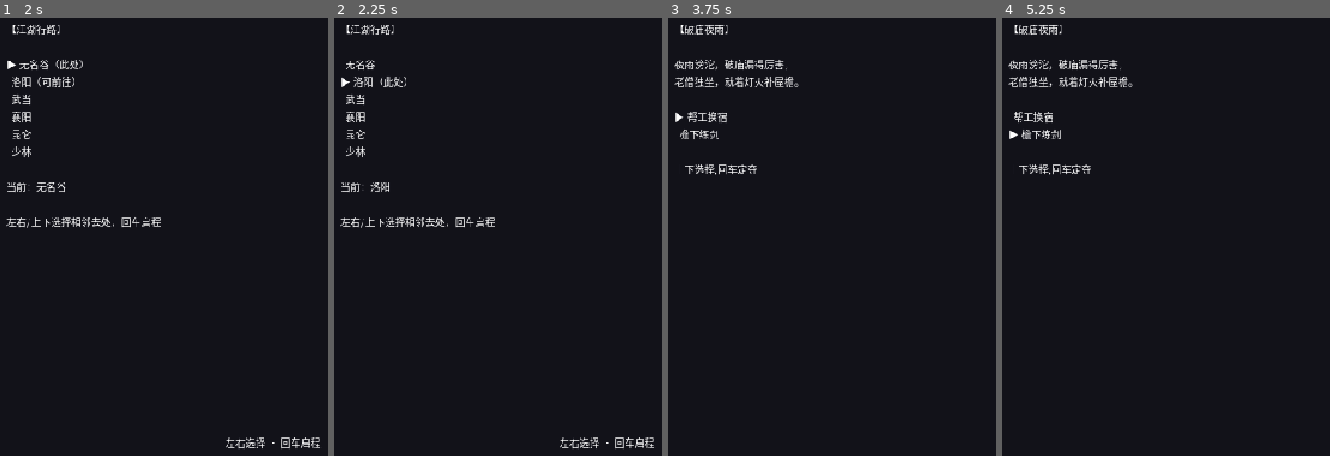
Above: before the commit, frames 1-4 (left to right).
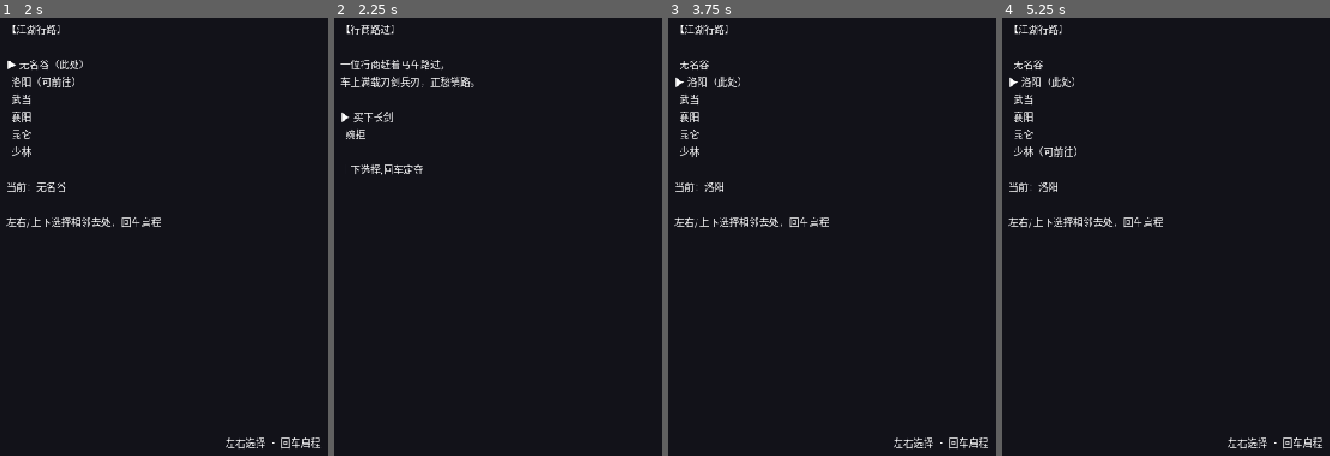
Above: after the commit, the same moments.

Repository: linxuhao/jinyong-heroes
Game: Godot game, scene res://scenes/segments/map.tscn
Two runs of this game, one before a commit and one after it. Both use one fixed random seed, a clock stepped at 60 frames per second and the inputs below. This scene is started directly instead of the project's main scene. Sound files missing from this copy of the repository are replaced by a short silence.
Inputs (mouse positions are in pixels of both pictures, inside the frame that each line leads up to):
- Up to frame 1 (2 s): tap Enter (tutorial_next) at 0.5 s; move the mouse to (outside the picture) at 0.52 s; hold D (move_right) 0.53-1.25 s; tap J (attack_confirm) at 0.6, 1.25 s; click (outside the picture) at 0.67 s; drag from (111, 219) to (232, 307) at 1.27 s
- Up to frame 2 (2.25 s): tap J (attack_confirm) at 2 s; move the mouse to (outside the picture) at 2.02 s; hold D (move_right) from 2.03 s (still down); hold Enter (tutorial_next) from 2.03 s (still down)
- Up to frame 3 (3.75 s): release D (move_right) at 2.75 s; release Enter (tutorial_next) at 2.75 s; tap J (attack_confirm) at 2.75, 3.5 s; drag from (900, 307) to (700, 101) at 2.77 s; move the mouse to (outside the picture) at 3.52 s; hold A (move_left) from 3.53 s (still down); hold Space (end_turn) from 3.53 s (still down)
- Up to frame 4 (5.25 s): release A (move_left) at 4.25 s; release Space (end_turn) at 4.25 s; tap J (attack_confirm) at 4.25, 5.1 s; drag from (1034, 101) to (1156, 39) at 4.27 s; move the mouse to (1313, 188) at 5.02 s; hold S (move_down) from 5.03 s (still down); click (1313, 188) at 5.17 s

Frame 1 is identical in both runs. In frame 2, 2.7% of the frame differs, in the area x 1-98%, y 1-99%; in frame 3, 2.8%; in frame 4, 3.0%.

Commit message:
dpe_game/t_impl: binding_data_edit [jinyong-mainline] (1 file(s))

Diff:
--- a/scripts/data/map_data.gd
+++ b/scripts/data/map_data.gd
@@ -12,20 +12,24 @@
 
 ## Per-node entry-content declaration slots (design/20_content.md §8.1).
 ## Status domain: "active" (implemented + live) | "declared" (declaration-only,
-## unimplemented this round — battle/facility, and mainline event slots kept
-## inert to protect the unmodifiable spine_to_ending timeline). Each slot's id
+## unimplemented — battle/facility stay declared). Mainline event slots are LIVE:
+## wuming_valley/luoyang/wudang/xiangyang each bind a deterministic event_id from
+## the pool (literal rows — never a pool draw, keeping the node-event and
+## cultivation channels' events_seen independent). The end node (kunlun) stays
+## declared because end-node routing runs BEFORE entry content, so a future
+## end-node event can never silently block the ending. Each slot's id
 ## key is <type>_id (event_id / battle_id / facility_id).
 ## 6 map nodes. Mainline = 无名谷→洛阳→武当→襄阳→昆仑 (4 moves); 少林 is a
 ## branch off 洛阳. Only kunlun is an end node.
 const NODES: Array = [
 	{"id": "wuming_valley", "display_name": "无名谷", "is_end": false,
-		"entry_content": {"event": {"status": "declared", "event_id": ""}, "battle": {"status": "declared", "battle_id": ""}, "facility": {"status": "declared", "facility_id": ""}}},
+		"entry_content": {"event": {"status": "active", "event_id": "tomb_bed"}, "battle": {"status": "declared", "battle_id": ""}, "facility": {"status": "declared", "facility_id": ""}}},
 	{"id": "luoyang", "display_name": "洛阳", "is_end": false,
-		"entry_content": {"event": {"status": "declared", "event_id": ""}, "battle": {"status": "declared", "battle_id": ""}, "facility": {"status": "declared", "facility_id": ""}}},
+		"entry_content": {"event": {"status": "active", "event_id": "merchant"}, "battle": {"status": "declared", "battle_id": ""}, "facility": {"status": "declared", "facility_id": ""}}},
 	{"id": "wudang", "display_name": "武当", "is_end": false,
-		"entry_content": {"event": {"status": "declared", "event_id": ""}, "battle": {"status": "declared", "battle_id": ""}, "facility": {"status": "declared", "facility_id": ""}}},
+		"entry_content": {"event": {"status": "active", "event_id": "quanzhen_scripture"}, "battle": {"status": "declared", "battle_id": ""}, "facility": {"status": "declared", "facility_id": ""}}},
 	{"id": "xiangyang", "display_name": "襄阳", "is_end": false,
-		"entry_content": {"event": {"status": "declared", "event_id": ""}, "battle": {"status": "declared", "battle_id": ""}, "facility": {"status": "declared", "facility_id": ""}}},
+		"entry_content": {"event": {"status": "active", "event_id": "dragon_scrap"}, "battle": {"status": "declared", "battle_id": ""}, "facility": {"status": "declared", "facility_id": ""}}},
 	{"id": "kunlun", "display_name": "昆仑", "is_end": true,
 		"entry_content": {"event": {"status": "declared", "event_id": ""}, "battle": {"status": "declared", "battle_id": ""}, "facility": {"status": "declared", "facility_id": ""}}},
 	{"id": "shaolin", "display_name": "少林", "is_end": false,
